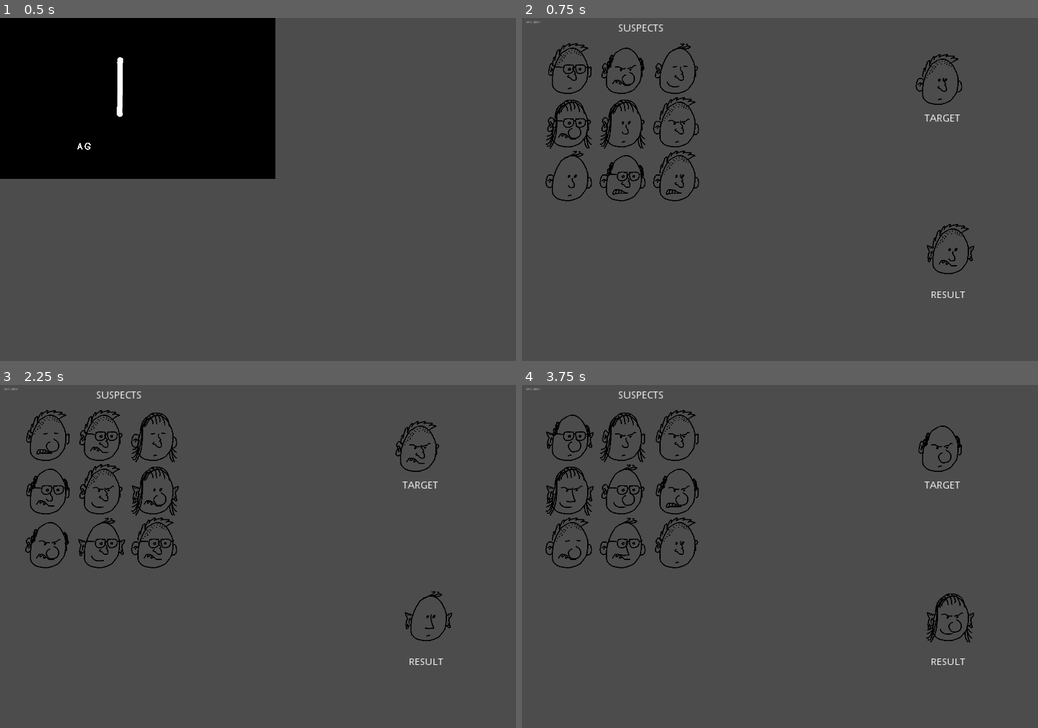
Above: before the commit, frames 1-4 (two rows, left to right).
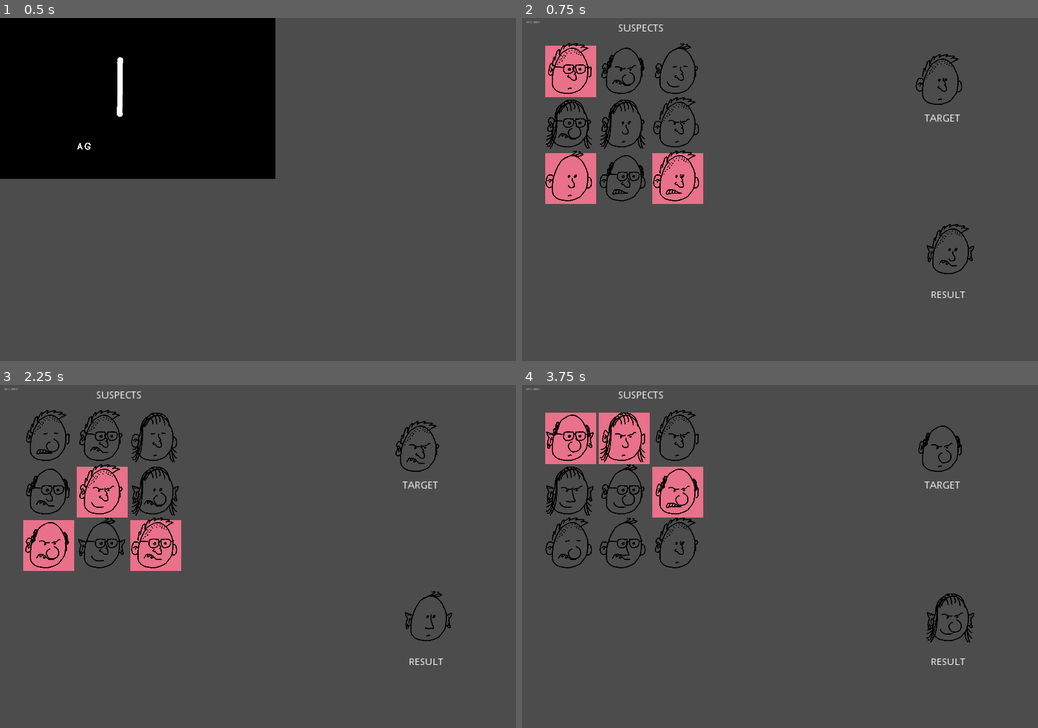
Above: after the commit, the same moments.

Repository: skarnl/godot--gmtk2021
Game: Godot game, scene res://screens/splash.tscn
The game is run twice, just before and just after one commit, with the same random seed, the same clock (stepped at 60 frames per second) and the same inputs.
Inputs:
- Up to frame 1 (0.5 s): no input
- Up to frame 2 (0.75 s): tap Enter (ui_accept) at 0.5 s
- Up to frame 3 (2.25 s): tap Enter (ui_accept) at 0.77, 1.25, 1.52 s; tap R (restart) at 2 s
- Up to frame 4 (3.75 s): tap Enter (ui_accept) at 2.75, 3.02 s; tap R (restart) at 3.5 s

Frame 1 is identical in both runs. In frame 2, 4.0% of the frame differs, in the area x 4-36%, y 8-55%; in frame 3, 3.9%; in frame 4, 3.8%.

Commit message:
Add debug rendering to show the variants

Diff:
--- a/entities/person/person.gd
+++ b/entities/person/person.gd
@@ -7,6 +7,9 @@
 onready var eyes = $Eyes
 onready var nose = $Nose
 onready var mouth = $Mouth
+
+
+var mark_as_variant = false
 
 
 var rng: RandomNumberGenerator = RandomNumberGenerator.new()
@@ -60,3 +63,8 @@
 		config[part] = self[part].get_frame_coords().x
 
 	return Configuration.new(config)
+
+
+func _draw() -> void:
+	if OS.is_debug_build() and mark_as_variant:
+		draw_rect(Rect2(Vector2(10.0, 10.0), Vector2(190.00, 190.00)), Color.crimson.lightened(0.4))
--- a/game/suspects.gd
+++ b/game/suspects.gd
@@ -37,6 +37,7 @@
 func _create_variants(target_config: Configuration) -> void:
 	for i in difficulty:
 		var p = PersonScene.instance()
+		p.mark_as_variant = true
 		add_child(p)
 		p.set_configuration( _get_configuration(i, target_config) )
 
